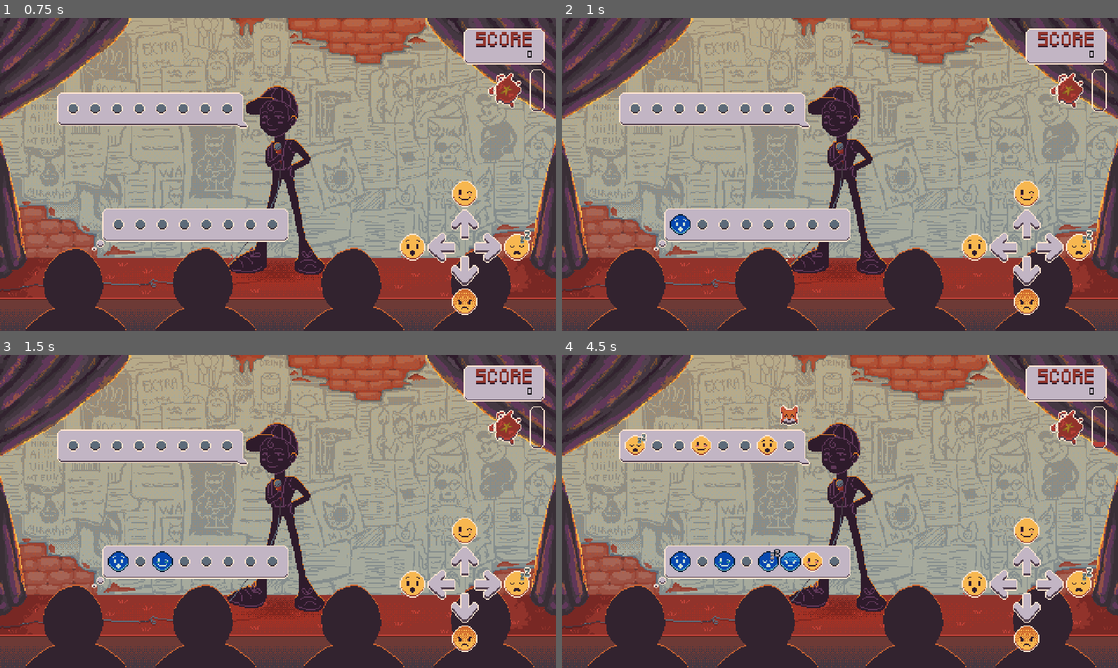
Above: before the commit, frames 1-4 (two rows, left to right).
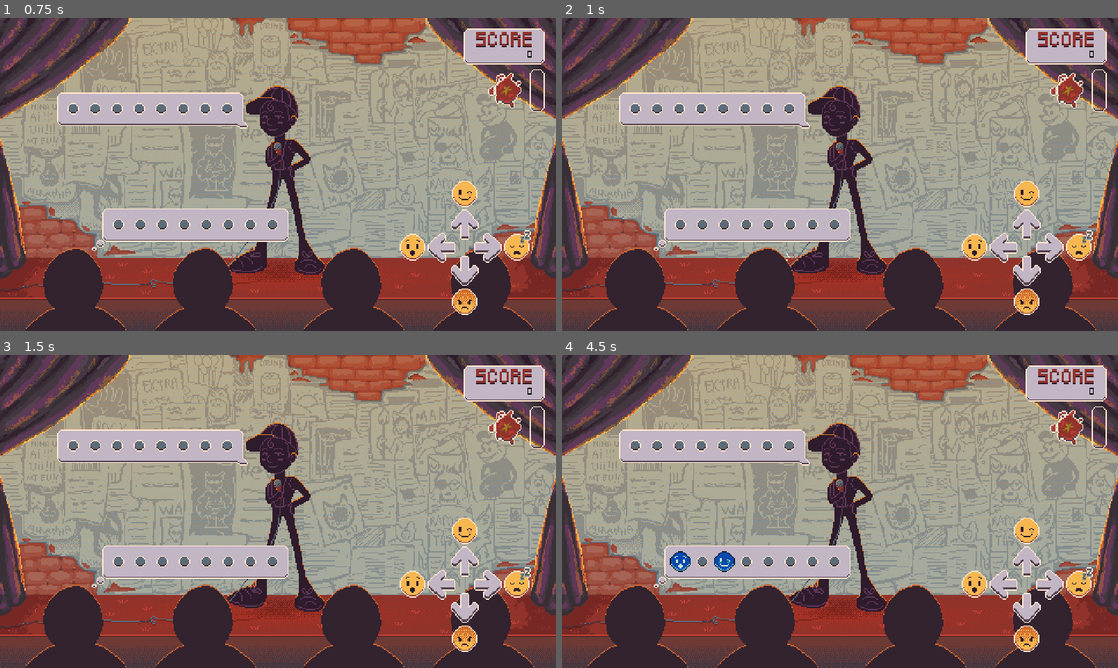
Above: after the commit, the same moments.

Repository: gdp-ufrj/raposo-standup
Game: Godot game, scene res://Scenes/main_menu.tscn
Same seed, same stepped clock (60 frames per second), same inputs: the game is played once before the commit and once after it.
Inputs:
- Up to frame 1 (0.75 s): click "Start" at 0.5 s
- Up to frame 2 (1 s): no input
- Up to frame 3 (1.5 s): hold Right (RightEmoji) from 1.28 s (still down); tap Space (Confirm) at 1.35 s
- Up to frame 4 (4.5 s): release Right (RightEmoji) at 2.03 s; hold Down (DownEmoji) 2.03-2.78 s; tap Space (Confirm) every 0.75 s from 2.1 to 4.35 s; hold Right (RightEmoji) 2.78-3.53 s; hold Up (UpEmoji) 3.53-4.28 s; hold Left (LeftEmoji) from 4.28 s (still down)

Frame 1 is identical in both runs. In frame 2, 0.2% of the frame differs, in the area x 19-24%, y 62-70%; in frame 3, 0.4%; in frame 4, 1.3%, in the area x 11-98%, y 16-70%.

Commit message:
adicionando som de feedback

Diff:
--- a/Scenes/gameplay.tscn
+++ b/Scenes/gameplay.tscn
@@ -18,7 +18,9 @@
 [ext_resource type="Script" path="res://Scripts/Audios.gd" id="15_eju4f"]
 [ext_resource type="AudioStream" uid="uid://bf8pvtkj1wlhp" path="res://Assets/Audio/SFX/palma.mp3" id="15_l0t1s"]
 [ext_resource type="AudioStream" uid="uid://dsqw75w31a6yp" path="res://Assets/Audio/SFX/explosao_generica.mp3" id="18_233go"]
+[ext_resource type="AudioStream" uid="uid://djgl1ub0hf4n" path="res://Assets/Audio/SFX/risadas.mp3" id="19_4aepu"]
 [ext_resource type="Texture2D" uid="uid://bde3b85a7dto" path="res://Assets/Visual/HUD/gameover/morte.png" id="19_vryei"]
+[ext_resource type="AudioStream" uid="uid://f0noe4ls6b8d" path="res://Assets/Audio/SFX/vaia.mp3" id="20_74lde"]
 
 [sub_resource type="AtlasTexture" id="AtlasTexture_umpqp"]
 atlas = ExtResource("1_qckxp")
@@ -289,6 +291,7 @@
 position = Vector2(240, 135)
 sprite_frames = SubResource("SpriteFrames_jcn8c")
 script = ExtResource("4_d0jyi")
+beat_time = 1.0
 max_beat_time_multiplier = 2.0
 beat_time_increment = 0.05
 timer = NodePath("Timer")
@@ -425,6 +428,12 @@
 
 [node name="Explosion" type="AudioStreamPlayer2D" parent="Audios"]
 stream = ExtResource("18_233go")
+
+[node name="Laughter" type="AudioStreamPlayer2D" parent="Audios"]
+stream = ExtResource("19_4aepu")
+
+[node name="Booing" type="AudioStreamPlayer2D" parent="Audios"]
+stream = ExtResource("20_74lde")
 
 [node name="GameOver" type="Sprite2D" parent="."]
 visible = false
--- a/Scripts/Bubble.gd
+++ b/Scripts/Bubble.gd
@@ -25,6 +25,7 @@
 var direction_queue : Array
 var queue_index : int
 var input_hit : bool
+var hit_success : int
 var time_left
 var bubble_active : bool
 var random = RandomNumberGenerator.new()
@@ -70,6 +71,7 @@
 	generate_random_sequence()
 	queue_index = -1
 	bubble_active = false
+	hit_success = 0
 	music.play()
 	set_music_tempo(new_time)
 	Enums.print_directions(direction_queue)
@@ -89,6 +91,7 @@
 
 	if !input_hit and current_queue == direction:
 		#print("Acertou")
+		hit_success += 1
 		var diff : float = Time.get_ticks_msec() - last_beat_time
 		print(diff)
 		score_increased.emit(diff)
@@ -165,6 +168,7 @@
 			start_answer()
 		else:
 			print('Pergunta')
+			get_feedback()
 			change_face.emit("Happy")
 			indicator_path.get_node("Sprite").frame = 1
 			increment_beat_tempo()
@@ -196,3 +200,12 @@
 func _on_transition_timer_timeout():
 	game_over_panel.visible = false
 	get_tree().change_scene_to_file("res://Scenes/score_screen.tscn")
+
+
+func get_feedback():
+	if hit_success >= 5:
+		play_audio.emit("Laughter")
+	elif hit_success <= 2:
+		play_audio.emit("Booing")
+	else:
+		pass
Not shown, added: Assets/Audio/SFX/risadas.mp3.import
Not shown, added: Assets/Audio/SFX/vaia.mp3.import
Not shown: 1 places in Scenes/gameplay.tscn that only renumber resources
Not shown, added: Assets/Audio/SFX/risadas.mp3
Not shown, added: Assets/Audio/SFX/vaia.mp3
